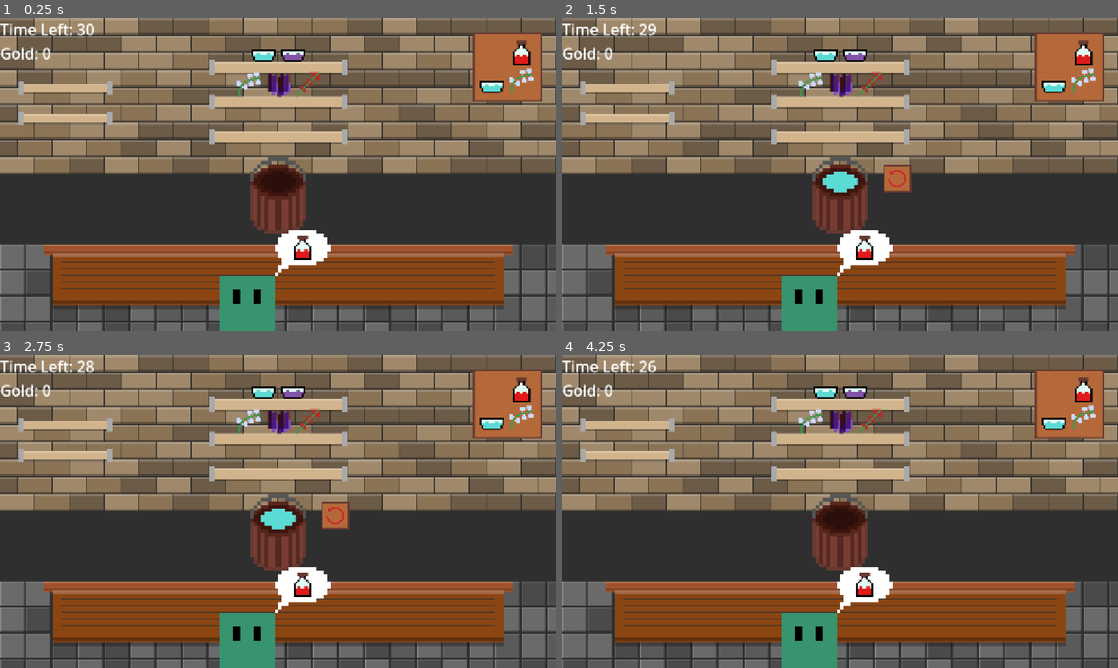
Above: before the commit, frames 1-4 (two rows, left to right).
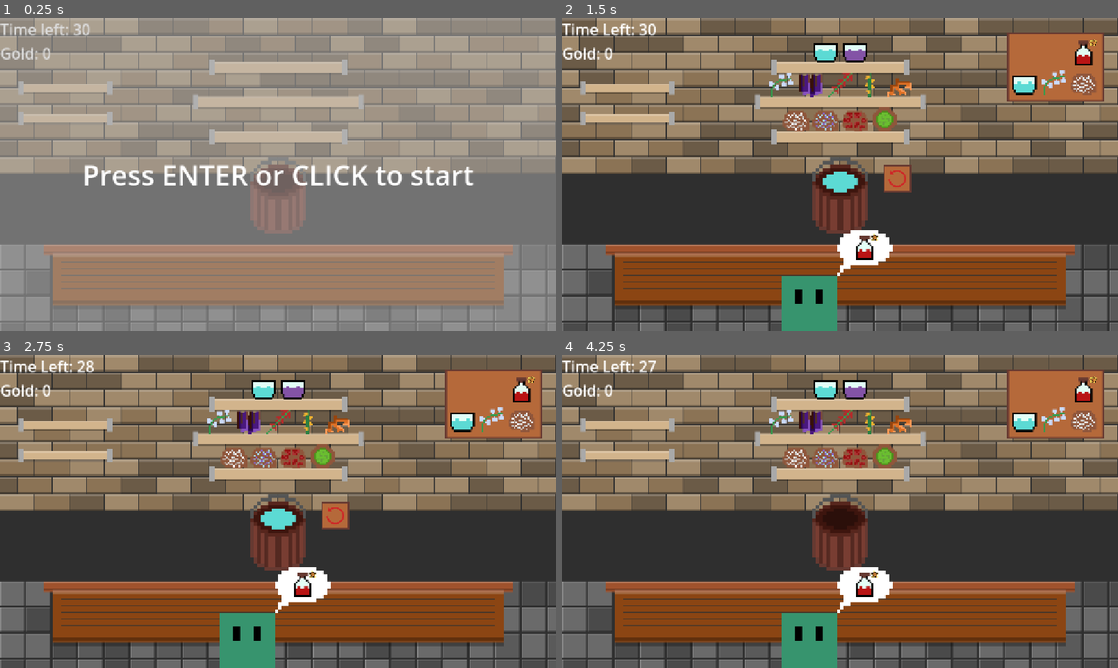
Above: after the commit, the same moments.

Repository: ivocoumans/JameGam52
Game: Godot game, scene res://scenes/main.tscn
Two runs of this game, one before a commit and one after it. Both use one fixed random seed, a clock stepped at 60 frames per second and the inputs below.
Inputs (mouse positions are in pixels of both pictures, inside the frame that each line leads up to):
- Up to frame 1 (0.25 s): no input
- Up to frame 2 (1.5 s): click (823, 49) at 0.52 s; click (823, 49) at 1.27 s
- Up to frame 3 (2.75 s): click (294, 386) at 2.02 s
- Up to frame 4 (4.25 s): click (856, 386) at 2.77 s; click (895, 514) at 3.5 s

The runs differ from the first frame. In frame 1, 95% of the frame differs, in the area x 0-100%, y 0-100%; in frame 2, 4.6%; in frame 3, 4.5%; in frame 4, 4.6%.

Commit message:
progression across rounds

Diff:
--- a/gameobjects/bucket.gd
+++ b/gameobjects/bucket.gd
@@ -2,21 +2,15 @@
 
 @onready var textures: Dictionary = {
 	Potions.Types.Empty: preload("res://assets/bucket_empty.png"),
-
 	Potions.Types.Water: preload("res://assets/bucket_water.png"),
 	Potions.Types.Wine: preload("res://assets/bucket_wine.png"),
-
-	Potions.Types.WeakHealing: preload("res://assets/bucket_healing.png"),
-	Potions.Types.WeakAntidote: preload("res://assets/bucket_antidote.png"),
-	Potions.Types.MinorStrength: preload("res://assets/bucket_strength.png"),
-
-	# TODO: should bucket textures be different for higher tier potions?
+	Potions.Types.WeakHealing: preload("res://assets/bucket_weakhealing.png"),
+	Potions.Types.WeakAntidote: preload("res://assets/bucket_weakantidote.png"),
+	Potions.Types.MinorStrength: preload("res://assets/bucket_minorstrength.png"),
 	Potions.Types.Healing: preload("res://assets/bucket_healing.png"),
 	Potions.Types.Antidote: preload("res://assets/bucket_antidote.png"),
 	Potions.Types.Strength: preload("res://assets/bucket_strength.png"),
-
 	Potions.Types.NightVision: preload("res://assets/bucket_nightvision.png"),
 	Potions.Types.BerserkersRage: preload("res://assets/bucket_berserkersrage.png"),
-
 	Potions.Types.Invalid: preload("res://assets/bucket_invalid.png"),
 }
--- a/gameobjects/bucket_potion.gd
+++ b/gameobjects/bucket_potion.gd
@@ -4,12 +4,33 @@
 var ingredient_ids: Array[int]
 
 
-func add_ingredient(id: int) -> bool:
-	if ingredient_ids.has(id):
+func add_ingredient(ingredient: Ingredients.Types) -> bool:
+	# prevent duplicates
+	if ingredient_ids.has(ingredient):
 		return false
-	ingredient_ids.append(id)
+
+	# prevent conflicting ingredient types
+	var duplicate_liquid_base = _is_liquid_base(ingredient) and ingredient_ids.any(_is_liquid_base)
+	var duplicate_herb = _is_herb(ingredient) and ingredient_ids.any(_is_herb)
+	var duplicate_reagent = _is_reagent(ingredient) and ingredient_ids.any(_is_reagent)
+	if duplicate_liquid_base or duplicate_herb or duplicate_reagent:
+		return false
+
+	ingredient_ids.append(ingredient)
 	texture = _get_result_texture()
 	return true
+
+
+func _is_liquid_base(ingredient: Ingredients.Types) -> bool:
+	return ingredient in [Ingredients.Types.Water, Ingredients.Types.Wine]
+
+
+func _is_herb(ingredient: Ingredients.Types) -> bool:
+	return ingredient in [Ingredients.Types.Moonbell, Ingredients.Types.CrimsonSage, Ingredients.Types.Thornweed, Ingredients.Types.EmberRoot, Ingredients.Types.Shadowbark]
+
+
+func _is_reagent(ingredient: Ingredients.Types) -> bool:
+	return ingredient in [Ingredients.Types.UnicornDust, Ingredients.Types.PixieWings, Ingredients.Types.DragonScales, Ingredients.Types.TrollFat]
 
 
 func clear_ingredients() -> void:
--- a/gameobjects/potions.gd
+++ b/gameobjects/potions.gd
@@ -8,28 +8,30 @@
 	Water = 2,
 	Wine = 3,
 
-	# potions
+	# potions - tier 1
 	WeakHealing = 4,
 	WeakAntidote = 5,
+
+	# tier 2
 	MinorStrength = 6,
 	Healing = 7,
-	Antidote = 8,
-	Strength = 9,
+
+	# tier 3
+	Strength = 8,
+	Antidote = 9,
+
+	# tier 4
 	NightVision = 10,
 	BerserkersRage = 11,
 }
 
 @onready var textures: Dictionary = {
-	Types.WeakHealing: preload("res://assets/potion_healing.png"),
-	Types.WeakAntidote: preload("res://assets/potion_antidote.png"),
-	Types.MinorStrength: preload("res://assets/potion_strength.png"),
-
-	# TODO: add 1 star for quality/difficulty
+	Types.WeakHealing: preload("res://assets/potion_weakhealing.png"),
+	Types.WeakAntidote: preload("res://assets/potion_weakantidote.png"),
+	Types.MinorStrength: preload("res://assets/potion_minorstrength.png"),
 	Types.Healing: preload("res://assets/potion_healing.png"),
 	Types.Antidote: preload("res://assets/potion_antidote.png"),
 	Types.Strength: preload("res://assets/potion_strength.png"),
-
-	# TODO: add 2 stars for quality/difficulty
 	Types.NightVision: preload("res://assets/potion_nightvision.png"),
 	Types.BerserkersRage: preload("res://assets/potion_berserkersrage.png")
 }
--- a/gameobjects/recipes.gd
+++ b/gameobjects/recipes.gd
@@ -4,16 +4,18 @@
 	# tier 1
 	[Ingredients.Types.Water, Ingredients.Types.Moonbell]: Potions.Types.WeakHealing,
 	[Ingredients.Types.Water, Ingredients.Types.Shadowbark]: Potions.Types.WeakAntidote,
-	[Ingredients.Types.Wine, Ingredients.Types.CrimsonSage]: Potions.Types.MinorStrength,
 
 	# tier 2
+	[Ingredients.Types.Wine, Ingredients.Types.CrimsonSage]: Potions.Types.MinorStrength,
 	[Ingredients.Types.Water, Ingredients.Types.Moonbell, Ingredients.Types.UnicornDust]: Potions.Types.Healing,
-	[Ingredients.Types.Water, Ingredients.Types.Shadowbark, Ingredients.Types.PixieWings]: Potions.Types.Antidote,
-	[Ingredients.Types.Wine, Ingredients.Types.CrimsonSage, Ingredients.Types.DragonScales]: Potions.Types.Strength,
 
 	# tier 3
-	[Ingredients.Types.Water, Ingredients.Types.Moonbell, Ingredients.Types.Thornweed, Ingredients.Types.TrollFat]: Potions.Types.NightVision,
-	[Ingredients.Types.Wine, Ingredients.Types.CrimsonSage, Ingredients.Types.EmberRoot, Ingredients.Types.DragonScales]: Potions.Types.BerserkersRage,
+	[Ingredients.Types.Wine, Ingredients.Types.CrimsonSage, Ingredients.Types.DragonScales]: Potions.Types.Strength,
+	[Ingredients.Types.Water, Ingredients.Types.Shadowbark, Ingredients.Types.PixieWings]: Potions.Types.Antidote,
+
+	# tier 4
+	[Ingredients.Types.Water, Ingredients.Types.Thornweed, Ingredients.Types.TrollFat]: Potions.Types.NightVision,
+	[Ingredients.Types.Wine, Ingredients.Types.EmberRoot, Ingredients.Types.DragonScales]: Potions.Types.BerserkersRage,
 }
 var _potion_to_ingredients = {}
 
--- /dev/null
+++ b/gameobjects/round_end.gd
@@ -0,0 +1,28 @@
+extends CenterContainer
+
+
+func show_initial() -> void:
+	$VBoxContainer/EndText.visible = false
+	$VBoxContainer/ContinueText.text = "Press ENTER or CLICK to start"
+	$VBoxContainer/ContinueText.visible = true
+	visible = true
+
+
+func show_overlay(round_score: int) -> void:
+	$VBoxContainer/ContinueText.visible = false
+
+	$VBoxContainer/ContinueText.text = "Press ENTER or CLICK to continue"
+	$VBoxContainer/EndText.text = "Game over!"
+	if round_score > 0:
+		$VBoxContainer/EndText.text = "You earned " + str(round_score) + " gold this round!"
+	$VBoxContainer/EndText.visible = true
+	visible = true
+
+
+func hide_overlay() -> void:
+	visible = false
+	$VBoxContainer/ContinueText.visible = false
+
+
+func show_continue() -> void:
+	$VBoxContainer/ContinueText.visible = true
--- /dev/null
+++ b/gameobjects/round_end.tscn
@@ -0,0 +1,31 @@
+[gd_scene load_steps=2 format=3 uid="uid://b7rnm1lovl7f"]
+
+[ext_resource type="Script" uid="uid://dga36370bh4j6" path="res://gameobjects/round_end.gd" id="1_46w1f"]
+
+[node name="RoundEnd" type="CenterContainer"]
+custom_minimum_size = Vector2(1280, 720)
+offset_right = 1280.0
+offset_bottom = 720.0
+script = ExtResource("1_46w1f")
+
+[node name="Background" type="ColorRect" parent="."]
+custom_minimum_size = Vector2(1280, 720)
+layout_mode = 2
+color = Color(0.717647, 0.717647, 0.717647, 0.490196)
+
+[node name="VBoxContainer" type="VBoxContainer" parent="."]
+layout_mode = 2
+
+[node name="EndText" type="Label" parent="VBoxContainer"]
+layout_mode = 2
+theme_override_font_sizes/font_size = 64
+text = "Game Over!"
+horizontal_alignment = 1
+vertical_alignment = 1
+
+[node name="ContinueText" type="Label" parent="VBoxContainer"]
+layout_mode = 2
+theme_override_font_sizes/font_size = 64
+text = "Press ENTER or CLICK to continue"
+horizontal_alignment = 1
+vertical_alignment = 1
--- a/project.godot
+++ b/project.godot
@@ -32,6 +32,14 @@
 window/size/viewport_height=720
 window/stretch/mode="canvas_items"
 
+[input]
+
+ui_mouse_accept={
+"deadzone": 0.2,
+"events": [Object(InputEventMouseButton,"resource_local_to_scene":false,"resource_name":"","device":-1,"window_id":0,"alt_pressed":false,"shift_pressed":false,"ctrl_pressed":false,"meta_pressed":false,"button_mask":0,"position":Vector2(0, 0),"global_position":Vector2(0, 0),"factor":1.0,"button_index":1,"canceled":false,"pressed":false,"double_click":false,"script":null)
+]
+}
+
 [rendering]
 
 renderer/rendering_method="gl_compatibility"
--- a/scenes/main.gd
+++ b/scenes/main.gd
@@ -2,48 +2,90 @@
 
 @onready var CustomerScene: PackedScene = preload("res://gameobjects/customer.tscn")
 
-var _score = 0
+const CONTINUE_TIMER = 2
+
+var _total_score = 0
+var _round_score = 0
 var _current_tier = 1
 var _current_round = 0
 var _current_timer_display_value = 0
+var _is_paused = true
+var _pause_timer = CONTINUE_TIMER
 
 
 func _ready() -> void:
-	_next_customer()
-	_update_score(_score)
-	_next_round()
-
-
-func _process(_delta: float) -> void:
+	if OS.is_debug_build():
+		_current_round = 7
+	$UI/RoundEnd.show_initial()
+
+
+func _process(delta: float) -> void:
 	var current_timer_value: int = ceil($RoundTimer.time_left) as int
 	if current_timer_value != _current_timer_display_value:
 		_current_timer_display_value = current_timer_value
 		$UI/TimeLeft.text = "Time Left: " + str(_current_timer_display_value)
 
+	if $RoundTimer.time_left <= 10 and !$NextCustomerTimer.is_stopped():
+		print("No more customers")
+		$NextCustomerTimer.stop()
+		_next_customer(true)
+
+	if _is_paused and !$UI/RoundEnd/VBoxContainer/ContinueText.visible:
+		_pause_timer += delta
+		if _pause_timer >= CONTINUE_TIMER:
+			$UI/RoundEnd.show_continue()
+
+
+func _input(event) -> void:
+	if event.is_action_released("ui_cancel"):
+		get_tree().quit()
+
+	if _is_paused and _pause_timer >= CONTINUE_TIMER and (event.is_action_released("ui_accept") or event.is_action_released("ui_mouse_accept")):
+		_is_paused = false
+		$UI/RoundEnd.hide_overlay()
+		_next_round()
+
 
 func _next_round() -> void:
 	_current_round += 1
-
-	var customer_timer = 8
+	_total_score += _round_score
+	_round_score = 0
+
+	# set the current tier
+	var tier_thresholds = [0, 3, 5, 7]
+	_current_tier = 1
+	for i in range(tier_thresholds.size() - 1, 0, -1):
+		if _current_round >= tier_thresholds[i]:
+			_current_tier = i + 1
+			break
+
+	var customer_timer = 9 - _current_tier
+
+	if _current_tier > 0:
+		$UI/IngredientShelf/Water.visible = true
+		$UI/IngredientShelf2/Moonbell.visible = true
+		$UI/IngredientShelf2/Shadowbark.visible = true
 
 	if _current_tier > 1:
+		$UI/IngredientShelf/Wine.visible = true
+		$UI/IngredientShelf2/CrimsonSage.visible = true
 		$UI/IngredientShelf3/UnicornDust.visible = true
+
+	if _current_tier > 2:
 		$UI/IngredientShelf3/PixieWings.visible = true
 		$UI/IngredientShelf3/DragonScales.visible = true
-		customer_timer = 7
-
-	if _current_tier > 2:
+
+	if _current_tier > 3:
 		$UI/IngredientShelf2/Thornweed.visible = true
 		$UI/IngredientShelf2/EmberRoot.visible = true
 		$UI/IngredientShelf3/TrollFat.visible = true
-		customer_timer = 5
-
+
+	$RoundTimer.start()
+	_update_score(_round_score)
+
+	# start spawning customers
 	$NextCustomerTimer.start(customer_timer)
-
-
-func _input(event) -> void:
-	if event.is_action_released("ui_cancel"):
-		get_tree().quit()
+	_next_customer()
 
 
 func _ingredient_selected(type: Ingredients.Types) -> void:
@@ -72,14 +114,25 @@
 	_reset_bucket()
 
 	if is_valid:
-		_score += 1
-		_update_score(_score)
-		if !$NextCustomerTimer.is_stopped():
-			_next_customer()
+		_round_score += 1
+		_update_score(_round_score)
+		_next_customer()
 
 	_update_recipe_preview()
 
 	print("Finished potion " + Potions.get_text(potion))
+
+
+func _get_reward_for_potion(potion: Potions.Types) -> int:
+	# tier 1
+	match potion:
+		Potions.Types.MinorStrength, Potions.Types.Healing:
+			return 2
+		Potions.Types.Strength, Potions.Types.Antidote:
+			return 3
+		Potions.Types.NightVision, Potions.Types.BerserkersRage:
+			return 5
+	return 1
 
 
 func _validate_potion(potion: Potions.Types) -> bool:
@@ -96,12 +149,15 @@
 	child.queue_free()
 
 
-func _next_customer() -> void:
+func _next_customer(skip_timer = false) -> void:
+	if $RoundTimer.time_left <= 10 and !skip_timer:
+		return
+
 	# TODO: clear bucket, or disable it when there are no customers?
 	var new_customer: Customer = CustomerScene.instantiate()
 	new_customer.type = _get_random_potion()
 	new_customer.customer_left.connect(_customer_left)
-	new_customer.wait_time = 20 - _current_round
+	new_customer.wait_time = 20 - _current_tier
 	$UI/CustomerQueue.add_child(new_customer)
 
 	_update_recipe_preview()
@@ -111,14 +167,13 @@
 
 func _update_recipe_preview() -> void:
 	# clear container
-	for child in $UI/Recipe.get_children():
+	for child in $UI/RecipePreview/Recipe.get_children():
 		child.queue_free()
 
 	# find first customer
 	var children = $UI/CustomerQueue.get_children()
 	if children.size() <= 0:
-		$UI/Potion.visible = false
-		$UI/NinePatchRect.visible = false
+		$UI/RecipePreview.visible = false
 		return
 
 	# add potion and ingredients to the container
@@ -127,22 +182,21 @@
 	var textures = []
 	for ingredient in ingredients:
 		textures.append(Ingredients.textures[ingredient])
-	$UI/Potion.texture = Potions.textures[potion_type]
+	$UI/RecipePreview/Potion.texture = Potions.textures[potion_type]
 	for texture in textures:
 		var child = TextureRect.new()
 		child.texture = texture
-		$UI/Recipe.add_child(child)
+		$UI/RecipePreview/Recipe.add_child(child)
 
 	# panel
 	var margin = 16
 	var width = 64 * textures.size() + (margin * 2)
 	var height = 128 + (margin * 2)
-	$UI/NinePatchRect.size = Vector2(width, height)
-	$UI/NinePatchRect.position = Vector2(1280 - 32 - width, 32)
+	$UI/RecipePreview/NinePatchRect.size = Vector2(width, height)
+	$UI/RecipePreview/NinePatchRect.position = Vector2(1280 - 32 - width, 32)
 
 	# show elements
-	$UI/Potion.visible = true
-	$UI/NinePatchRect.visible = true
+	$UI/RecipePreview.visible = true
 
 	print("Show recipe for potion " + Potions.get_text(potion_type))
 
@@ -156,12 +210,14 @@
 
 func _get_random_potion() -> Potions.Types:
 	var from = Potions.Types.WeakHealing
-	var to = Potions.Types.MinorStrength
-
-	if _current_tier > 2:
+	var to = Potions.Types.WeakAntidote
+
+	if _current_tier > 3:
 		to = Potions.Types.BerserkersRage
+	elif _current_tier > 2:
+		to = Potions.Types.Antidote
 	elif _current_tier > 1:
-		to = Potions.Types.Strength
+		to = Potions.Types.Healing
 
 	return randi_range(from, to) as Potions.Types
 
@@ -174,9 +230,6 @@
 	if $UI/CustomerQueue.get_children().size() >= 3:
 		# TODO: missed customer
 		return
-	if $RoundTimer.time_left <= 10:
-		print("No more customers")
-		$NextCustomerTimer.stop()
 	_next_customer()
 
 
@@ -186,6 +239,6 @@
 	for customer in $UI/CustomerQueue.get_children():
 		customer.queue_free()
 	_reset_bucket()
-	$UI/GameOver.text = "You earned " + str(_score) + " gold!"
-	$UI/GameOverFade.visible = true
-	$UI/GameOver.visible = true
+	_is_paused = true
+	_pause_timer = 0
+	$UI/RoundEnd.show_overlay(_round_score)
--- a/scenes/main.tscn
+++ b/scenes/main.tscn
@@ -10,6 +10,7 @@
 [ext_resource type="Texture2D" uid="uid://dsj62ib26vcvf" path="res://assets/bucket_empty.png" id="5_o6xl0"]
 [ext_resource type="PackedScene" uid="uid://dhwxtdtaxn3nm" path="res://gameobjects/retry.tscn" id="6_tefeu"]
 [ext_resource type="PackedScene" uid="uid://xeqihlf6hgky" path="res://gameobjects/finish.tscn" id="7_o6xl0"]
+[ext_resource type="PackedScene" uid="uid://b7rnm1lovl7f" path="res://gameobjects/round_end.tscn" id="11_ya4ey"]
 
 [node name="Main" type="Node"]
 script = ExtResource("1_jyhfs")
@@ -29,36 +30,41 @@
 
 [node name="IngredientShelf" type="HBoxContainer" parent="UI"]
 layout_mode = 0
-offset_top = 40.0
-offset_right = 1280.0
-offset_bottom = 104.0
+offset_top = 37.0
+offset_right = 1280.0
+offset_bottom = 101.0
 mouse_filter = 2
 alignment = 1
 
-[node name="Ingredient1" parent="UI/IngredientShelf" instance=ExtResource("2_tbgi4")]
-layout_mode = 2
-
-[node name="Ingredient2" parent="UI/IngredientShelf" instance=ExtResource("2_tbgi4")]
+[node name="Water" parent="UI/IngredientShelf" instance=ExtResource("2_tbgi4")]
+visible = false
+layout_mode = 2
+
+[node name="Wine" parent="UI/IngredientShelf" instance=ExtResource("2_tbgi4")]
+visible = false
 layout_mode = 2
 type = 1
 
 [node name="IngredientShelf2" type="HBoxContainer" parent="UI"]
 layout_mode = 0
-offset_top = 120.0
-offset_right = 1280.0
-offset_bottom = 184.0
+offset_top = 117.0
+offset_right = 1280.0
+offset_bottom = 181.0
 mouse_filter = 2
 alignment = 1
 
 [node name="Moonbell" parent="UI/IngredientShelf2" instance=ExtResource("2_tbgi4")]
+visible = false
 layout_mode = 2
 type = 2
 
 [node name="Shadowbark" parent="UI/IngredientShelf2" instance=ExtResource("2_tbgi4")]
+visible = false
 layout_mode = 2
 type = 6
 
 [node name="CrimsonSage" parent="UI/IngredientShelf2" instance=ExtResource("2_tbgi4")]
+visible = false
 layout_mode = 2
 type = 3
 
@@ -74,9 +80,9 @@
 
 [node name="IngredientShelf3" type="HBoxContainer" parent="UI"]
 layout_mode = 0
-offset_top = 200.0
-offset_right = 1280.0
-offset_bottom = 264.0
+offset_top = 197.0
+offset_right = 1280.0
+offset_bottom = 261.0
 mouse_filter = 2
 alignment = 1
 
@@ -100,7 +106,13 @@
 layout_mode = 2
 type = 10
 
-[node name="NinePatchRect" type="NinePatchRect" parent="UI"]
+[node name="RecipePreview" type="Control" parent="UI"]
+visible = false
+anchors_preset = 0
+offset_right = 40.0
+offset_bottom = 40.0
+
+[node name="NinePatchRect" type="NinePatchRect" parent="UI/RecipePreview"]
 layout_mode = 0
 offset_left = 1088.0
 offset_top = 32.0
@@ -112,7 +124,7 @@
 patch_margin_right = 4
 patch_margin_bottom = 4
 
-[node name="Potion" type="TextureRect" parent="UI"]
+[node name="Potion" type="TextureRect" parent="UI/RecipePreview"]
 layout_mode = 0
 offset_left = 1168.0
 offset_top = 48.0
@@ -120,7 +132,7 @@
 offset_bottom = 112.0
 texture = ExtResource("5_choun")
 
-[node name="Recipe" type="HBoxContainer" parent="UI"]
+[node name="Recipe" type="HBoxContainer" parent="UI/RecipePreview"]
 layout_mode = 0
 offset_left = 848.0
 offset_top = 112.0
@@ -181,22 +193,9 @@
 theme_override_font_sizes/font_size = 35
 text = "Time left: 30"
 
-[node name="GameOverFade" type="ColorRect" parent="UI"]
-visible = false
-layout_mode = 0
-offset_right = 1280.0
-offset_bottom = 720.0
-color = Color(0.717647, 0.717647, 0.717647, 0.490196)
-
-[node name="GameOver" type="Label" parent="UI"]
-visible = false
-layout_mode = 0
-offset_right = 1280.0
-offset_bottom = 720.0
-theme_override_font_sizes/font_size = 64
-text = "Game Over!"
-horizontal_alignment = 1
-vertical_alignment = 1
+[node name="RoundEnd" parent="UI" instance=ExtResource("11_ya4ey")]
+visible = false
+layout_mode = 0
 
 [node name="NextCustomerTimer" type="Timer" parent="."]
 wait_time = 5.0
@@ -204,10 +203,9 @@
 [node name="RoundTimer" type="Timer" parent="."]
 wait_time = 30.0
 one_shot = true
-autostart = true
-
-[connection signal="ingredient_selected" from="UI/IngredientShelf/Ingredient1" to="." method="_ingredient_selected"]
-[connection signal="ingredient_selected" from="UI/IngredientShelf/Ingredient2" to="." method="_ingredient_selected"]
+
+[connection signal="ingredient_selected" from="UI/IngredientShelf/Water" to="." method="_ingredient_selected"]
+[connection signal="ingredient_selected" from="UI/IngredientShelf/Wine" to="." method="_ingredient_selected"]
 [connection signal="ingredient_selected" from="UI/IngredientShelf2/Moonbell" to="." method="_ingredient_selected"]
 [connection signal="ingredient_selected" from="UI/IngredientShelf2/Shadowbark" to="." method="_ingredient_selected"]
 [connection signal="ingredient_selected" from="UI/IngredientShelf2/CrimsonSage" to="." method="_ingredient_selected"]
Binary file changed: assets/background.png
Binary file changed: assets/bucket_antidote.png
Binary file changed: assets/bucket_berserkersrage.png
Binary file changed: assets/bucket_healing.png
Binary file added: assets/bucket_minorstrength.png
Not shown, added: assets/bucket_minorstrength.png.import
Binary file changed: assets/bucket_nightvision.png
Binary file changed: assets/bucket_strength.png
Binary file added: assets/bucket_weakantidote.png
Not shown, added: assets/bucket_weakantidote.png.import
Binary file added: assets/bucket_weakhealing.png
Not shown, added: assets/bucket_weakhealing.png.import
(and 24 more such lines)
